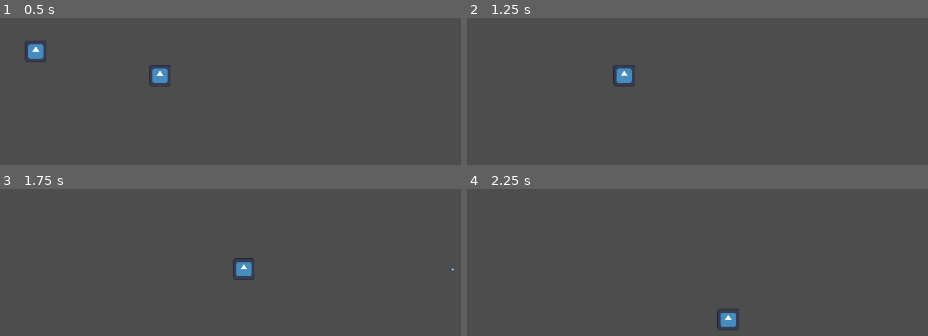
Above: before the commit, frames 1-4 (two rows, left to right).
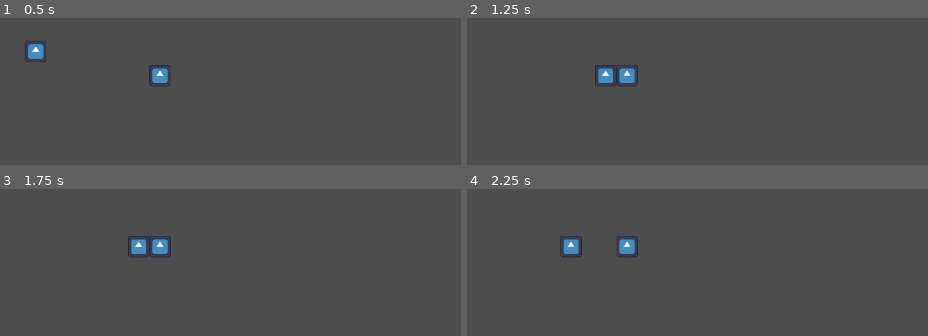
Above: after the commit, the same moments.

Repository: pengpa0012/godot-2d-multiplayer
Game: Godot game, scene res://scenes/world.tscn
Two runs of this game, one before a commit and one after it. Both use one fixed random seed, a clock stepped at 60 frames per second and the inputs below. The engine's default icon, where the game draws it, is replaced by a stand-in: a white triangle on a blue panel in a dark square.
Inputs:
- Up to frame 1 (0.5 s): no input
- Up to frame 2 (1.25 s): tap Enter (ui_accept) at 0.5, 0.77, 0.8, 1.07 s; hold D (ui_right) from 0.53 s (still down); tap F (p1_shoot, bound only after the commit) at 0.6 s
- Up to frame 3 (1.75 s): keep holding D (ui_right); tap Enter (ui_accept) at 1.35, 1.52 s; tap F (p1_shoot, bound only after the commit) at 1.55 s
- Up to frame 4 (2.25 s): tap Enter (ui_accept) at 1.82 s; release D (ui_right) at 2.03 s; hold A (ui_left) from 2.03 s (still down); tap F (p1_shoot, bound only after the commit) at 2.1 s

Frame 1 is identical in both runs. In frame 2, 0.7% of the frame differs, in the area x 27-38%, y 31-47%; in frame 3, 1.4%; in frame 4, 1.4%, in the area x 20-60%, y 31-96%.

Commit message:
update input

Diff:
--- a/project.godot
+++ b/project.godot
@@ -56,6 +56,16 @@
 "events": [Object(InputEventKey,"resource_local_to_scene":false,"resource_name":"","device":-1,"window_id":0,"alt_pressed":false,"shift_pressed":false,"ctrl_pressed":false,"meta_pressed":false,"pressed":false,"keycode":0,"physical_keycode":73,"key_label":0,"unicode":105,"echo":false,"script":null)
 ]
 }
+p1_shoot={
+"deadzone": 0.5,
+"events": [Object(InputEventKey,"resource_local_to_scene":false,"resource_name":"","device":-1,"window_id":0,"alt_pressed":false,"shift_pressed":false,"ctrl_pressed":false,"meta_pressed":false,"pressed":false,"keycode":0,"physical_keycode":70,"key_label":0,"unicode":102,"echo":false,"script":null)
+]
+}
+p2_shoot={
+"deadzone": 0.5,
+"events": [Object(InputEventKey,"resource_local_to_scene":false,"resource_name":"","device":-1,"window_id":0,"alt_pressed":false,"shift_pressed":false,"ctrl_pressed":false,"meta_pressed":false,"pressed":false,"keycode":0,"physical_keycode":72,"key_label":0,"unicode":104,"echo":false,"script":null)
+]
+}
 
 [rendering]
 
--- a/script/PlayerControls.gd
+++ b/script/PlayerControls.gd
@@ -4,4 +4,5 @@
 @export var player_index: int = 0
 @export var move_left: String = "ui_left"
 @export var move_right: String = "ui_right"
-@export var jump: String = "ui_accept"
+@export var jump: String = "ui_up"
+@export var shoot: String = "p1_shoot"
--- a/script/bullet.gd
+++ b/script/bullet.gd
@@ -6,6 +6,6 @@
 	position += transform.x * speed * delta
 
 func _on_body_entered(body):
-	if "player" in body.name:
-		body.queue_free()
+#	if "player" in body.name:
+#		body.queue_free()
 	queue_free()
--- a/script/player.gd
+++ b/script/player.gd
@@ -19,9 +19,10 @@
 
 	# Handle Jump.
 	if Input.is_action_just_pressed(controls.jump) and is_on_floor():
-#		velocity.y = JUMP_VELOCITY
+		velocity.y = JUMP_VELOCITY
+
+	if Input.is_action_just_pressed(controls.shoot):
 		shoot()
-
 	# Get the input direction and handle the movement/deceleration.
 	# As good practice, you should replace UI actions with custom gameplay actions.
 
--- a/script/player_1_controls.tres
+++ b/script/player_1_controls.tres
@@ -7,4 +7,5 @@
 player_index = 0
 move_left = "ui_left"
 move_right = "ui_right"
-jump = "ui_accept"
+jump = "ui_up"
+shoot = "p1_shoot"
--- a/script/player_2_controls.tres
+++ b/script/player_2_controls.tres
@@ -8,3 +8,4 @@
 move_left = "p2_move_left"
 move_right = "p2_move_right"
 jump = "p2_jump"
+shoot = "p2_shoot"
